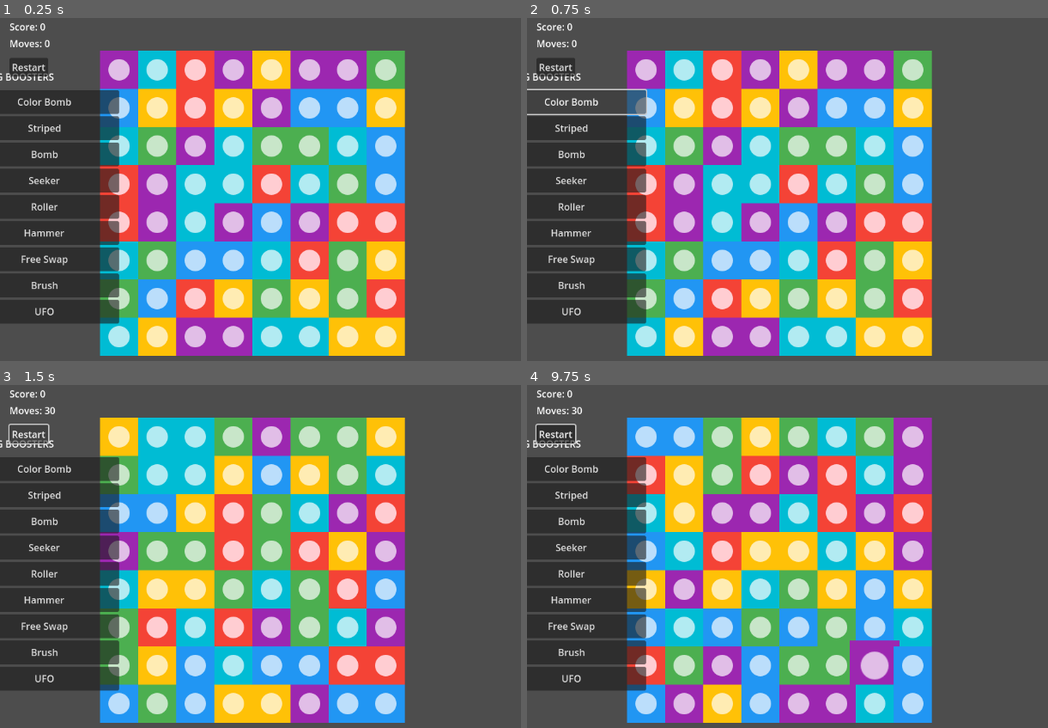
Above: before the commit, frames 1-4 (two rows, left to right).
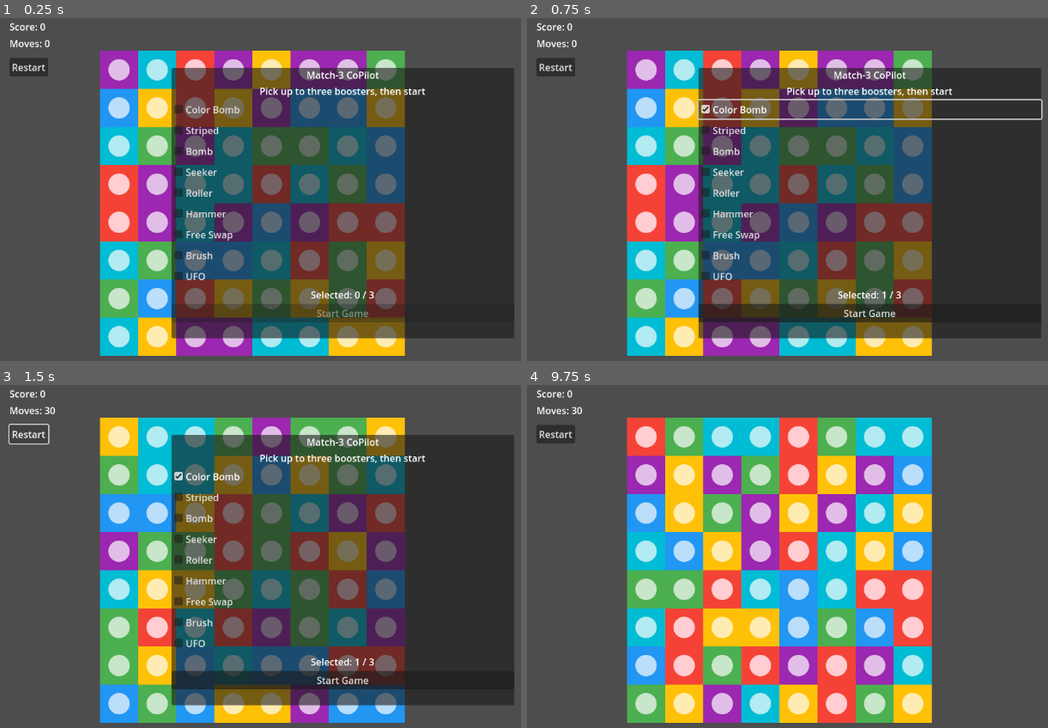
Above: after the commit, the same moments.

Repository: TzameretIshay/3-match-co-pilot
Game: Godot game, scene res://scenes/Main.tscn
The game is run twice, just before and just after one commit, with the same random seed, the same clock (stepped at 60 frames per second) and the same inputs.
Inputs (mouse positions are in pixels of both pictures, inside the frame that each line leads up to):
- Up to frame 1 (0.25 s): no input
- Up to frame 2 (0.75 s): click "Color Bomb" at 0.5 s
- Up to frame 3 (1.5 s): click "Restart" at 1.25 s
- Up to frame 4 (9.75 s): click "Striped" at 2 s; click "Bomb" at 2.75 s; click "Seeker" at 3.5 s; click "Roller" at 4.25 s; click "Hammer" at 5 s; click "Free Swap" at 5.75 s; click "Brush" at 6.5 s; click "UFO" at 7.25 s; click "Restart" at 8 s; click "Restart" at 8.75 s; click (870, 679) at 9.5 s, where only the run after the commit has a clickable "Start Game"

The runs differ from the first frame. In frame 1, 66% of the frame differs, in the area x 0-99%, y 14-94%; in frame 2, 65%; in frame 3, 66%; in frame 4, 55%.

Commit message:
Start screen, change game logic

Diff:
--- a/scenes/Main.tscn
+++ b/scenes/Main.tscn
@@ -1,16 +1,18 @@
-[gd_scene load_steps=3 format=3 uid="uid://chjvtmieguiuy"]
+[gd_scene load_steps=4 format=3 uid="uid://chjvtmieguiuy"]
 
 [ext_resource type="Script" uid="uid://chs17yqajaghn" path="res://scripts/Grid.gd" id="1"]
 [ext_resource type="PackedScene" path="res://scenes/UI.tscn" id="2"]
+[ext_resource type="PackedScene" path="res://scenes/StartScreen.tscn" id="3"]
 
 [node name="Main" type="Node2D"]
 
 [node name="Grid" type="Node2D" parent="."]
 position = Vector2(200, 100)
 script = ExtResource("1")
-debug_mode = true
-debug_ui_visible = true
 
 [node name="Tiles" type="Node2D" parent="Grid"]
 
 [node name="UI" parent="." instance=ExtResource("2")]
+
+[node name="StartScreen" parent="." instance=ExtResource("3")]
+grid_path = NodePath("../Grid")
--- /dev/null
+++ b/scenes/StartScreen.tscn
@@ -0,0 +1,48 @@
+[gd_scene load_steps=2 format=3]
+
+[ext_resource type="Script" path="res://scripts/StartScreen.gd" id="1"]
+
+[node name="StartScreen" type="CanvasLayer"]
+script = ExtResource("1")
+
+[node name="Panel" type="Panel" parent="."]
+anchor_left = 0.25
+anchor_top = 0.15
+anchor_right = 0.75
+anchor_bottom = 0.85
+margin_left = 0.0
+margin_top = 0.0
+margin_right = 0.0
+margin_bottom = 0.0
+
+[node name="VBox" type="VBoxContainer" parent="Panel"]
+anchor_left = 0.0
+anchor_top = 0.0
+anchor_right = 1.0
+anchor_bottom = 1.0
+margin_left = 20.0
+margin_top = 20.0
+margin_right = -20.0
+margin_bottom = -20.0
+custom_minimum_size = Vector2(0, 0)
+
+[node name="Title" type="Label" parent="Panel/VBox"]
+text = "Match-3 CoPilot"
+label_settings = null
+horizontal_alignment = 1
+
+[node name="Subtitle" type="Label" parent="Panel/VBox"]
+text = "Pick up to three boosters, then start"
+horizontal_alignment = 1
+
+[node name="BoosterList" type="VBoxContainer" parent="Panel/VBox"]
+custom_minimum_size = Vector2(0, 200)
+
+[node name="CounterLabel" type="Label" parent="Panel/VBox"]
+text = "Selected: 0 / 3"
+horizontal_alignment = 1
+
+[node name="StartButton" type="Button" parent="Panel/VBox"]
+text = "Start Game"
+
+[connection signal="pressed" from="Panel/VBox/StartButton" to="." method="_on_StartButton_pressed"]
--- a/scripts/Grid.gd
+++ b/scripts/Grid.gd
@@ -90,6 +90,7 @@
 var selected_booster: String = ""
 var selected_booster_tile: Node = null
 var booster_in_progress: bool = false
+var run_boosters: Array = []
 
 func set_state(next: BoardState) -> void:
 	if current_state == next:
@@ -965,6 +966,13 @@
 	emit_signal("score_changed", score)
 	emit_signal("moves_changed", moves_left)
 	set_state(BoardState.WaitForInput)
+	print("Run boosters: %s" % [run_boosters])
+
+func set_run_boosters(choices: Array) -> void:
+	run_boosters = choices.duplicate()
+	if run_boosters.size() > 3:
+		run_boosters.resize(3)
+	print("Selected boosters for run: %s" % [run_boosters])
 
 func can_swap_positions(a: Vector2i, b: Vector2i) -> bool:
 	if not _in_bounds(a) or not _in_bounds(b):
--- /dev/null
+++ b/scripts/StartScreen.gd
@@ -0,0 +1,56 @@
+extends CanvasLayer
+
+@export var grid_path: NodePath
+@export var max_selection: int = 3
+
+var _grid: Node = null
+var _selected := {}
+
+var _booster_defs := [
+	{"key": "color_bomb", "label": "Color Bomb"},
+	{"key": "striped", "label": "Striped"},
+	{"key": "bomb", "label": "Bomb"},
+	{"key": "seeker", "label": "Seeker"},
+	{"key": "roller", "label": "Roller"},
+	{"key": "hammer", "label": "Hammer"},
+	{"key": "free_swap", "label": "Free Swap"},
+	{"key": "brush", "label": "Brush"},
+	{"key": "ufo", "label": "UFO"}
+]
+
+func _ready() -> void:
+	_grid = get_node_or_null(grid_path)
+	var list_node = $Panel/VBox/BoosterList
+	for def in _booster_defs:
+		var cb = CheckBox.new()
+		cb.name = def["key"]
+		cb.text = def["label"]
+		cb.toggled.connect(_on_booster_toggled.bind(def["key"]))
+		list_node.add_child(cb)
+	_update_counter()
+	$Panel/VBox/StartButton.disabled = true
+
+func _on_booster_toggled(pressed: bool, key: String) -> void:
+	if pressed:
+		if _selected.size() >= max_selection:
+			# Limit reached: revert toggle
+			var cb: CheckBox = $Panel/VBox/BoosterList.get_node(key)
+			cb.button_pressed = false
+			return
+		_selected[key] = true
+	else:
+		_selected.erase(key)
+	_update_counter()
+
+func _update_counter() -> void:
+	var count = _selected.size()
+	var counter: Label = $Panel/VBox/CounterLabel
+	counter.text = "Selected: %d / %d" % [count, max_selection]
+	$Panel/VBox/StartButton.disabled = count == 0
+
+func _on_StartButton_pressed() -> void:
+	var chosen = _selected.keys()
+	if _grid:
+		_grid.set_run_boosters(chosen)
+		_grid.reset_game()
+	hide()
Not shown, added: scripts/StartScreen.gd.uid
